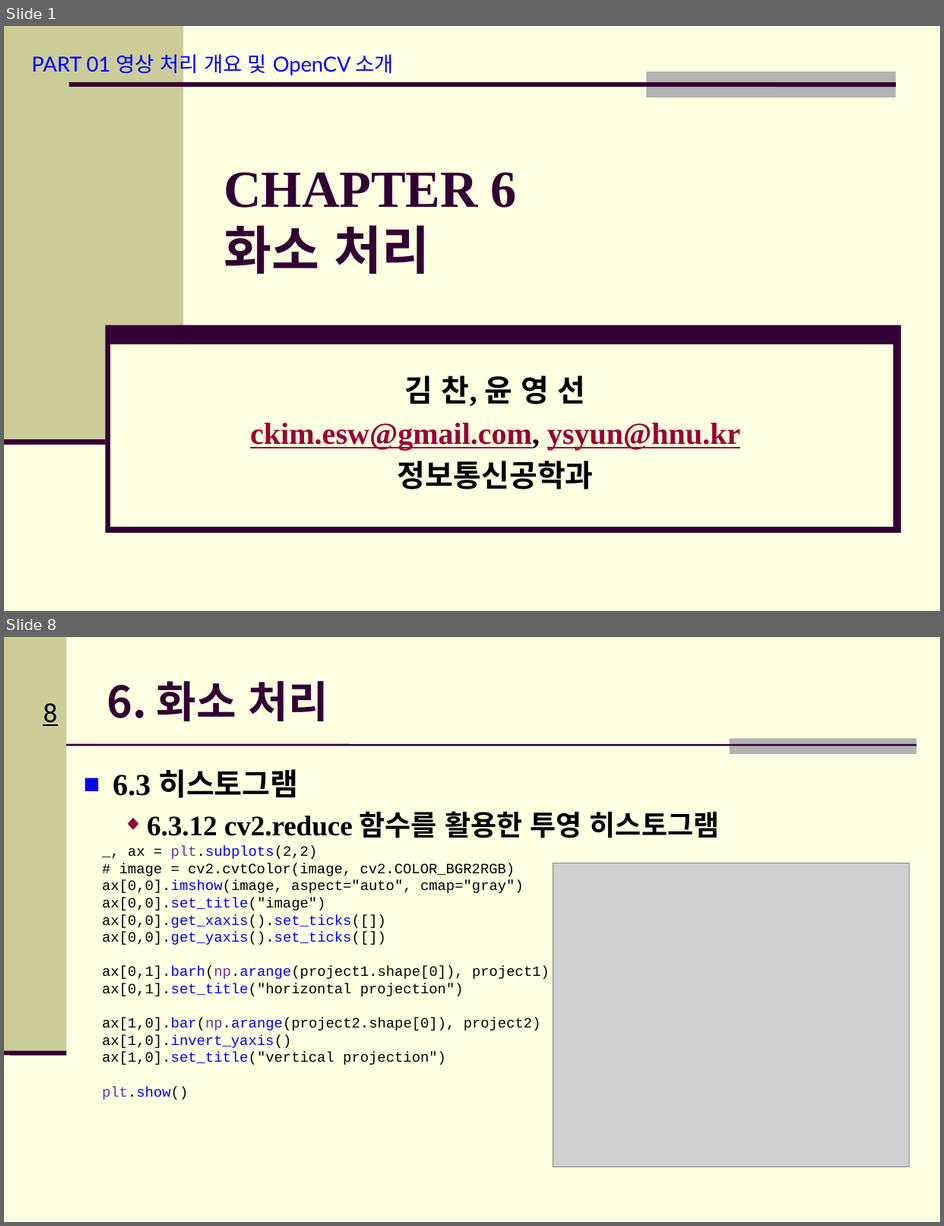
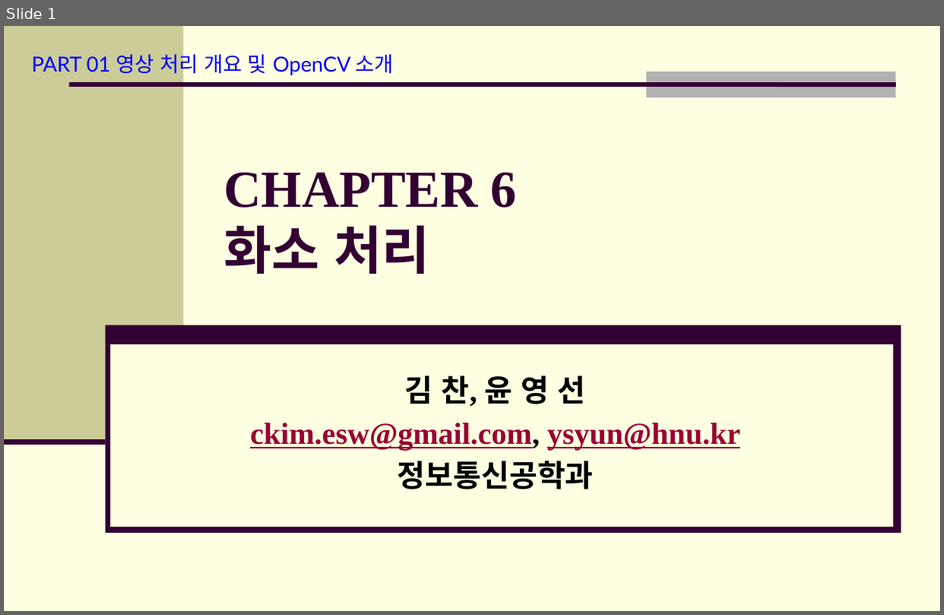
Before and after one commit to Hitbee-dev/OpenCV-Python, a slide deck: 2022-11-15/documents/CH_06 화소 처리.pptx. Shown one above the other, each under a label of ours: slides 1 and 8 before the commit, slide 1 after it; the slides between them are not shown. The pictures are 944x1226 and 944x615 pixels, drawn with LibreOffice and Linux fonts; fonts in the diff are those of the drawing; grey boxes stand for pictures; background and template pictures are left out. Boxes give left, top, right and bottom in pixels: in the first picture for what was removed or moved away, otherwise in the second. Text is boxed around its words. In the diff, an @@ line names an element or a change of style, - is before the commit and + after.

```diff
--- a/2022-11-15/documents/CH_06 화소 처리.pptx
+++ b/2022-11-15/documents/CH_06 화소 처리.pptx
@@ slide 8 removed at (4,637,940,1222), background #FFFFE1 @@
@@ rectangle removed at (4,637,67,1053) @@
@@ title removed at (107,681,329,721) @@
-6. 화소 처리
@@ page number removed at (43,703,57,726) @@
-8
@@ line removed from (67, 745) to (917, 745) @@
@@ rectangle removed at (730,738,917,754) @@
@@ text removed at (113,769,719,838) @@
-■ 6.3 히스토그램
-  ◆ 6.3.12 cv2.reduce 함수를 활용한 투영 히스토그램
@@ text removed at (102,846,550,1100) @@
-_, ax = plt.subplots(2,2)
-# image = cv2.cvtColor(image, cv2.COLOR_BGR2RGB)
-ax[0,0].imshow(image, aspect="auto", cmap="gray")
-ax[0,0].set_title("image")
-ax[0,0].get_xaxis().set_ticks([])
-ax[0,0].get_yaxis().set_ticks([])
-ax[0,1].barh(np.arange(project1.shape[0]), project1)
-ax[0,1].set_title("horizontal projection")
-ax[1,0].bar(np.arange(project2.shape[0]), project2)
-ax[1,0].invert_yaxis()
-ax[1,0].set_title("vertical projection")
-plt.show()
@@ picture removed at (553,863,911,1168) @@
@@ line removed from (4, 1053) to (67, 1053) @@
```
Also in this commit, not shown: 5 slides added, 6 other slides removed, 3 other files.
